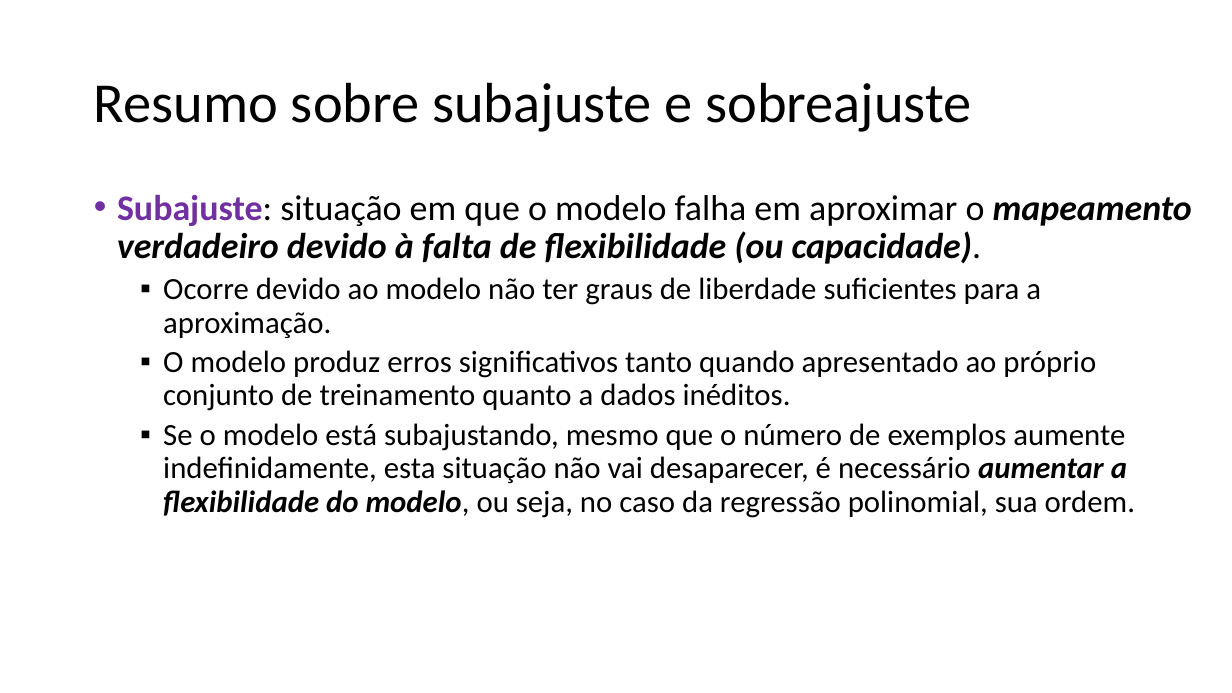
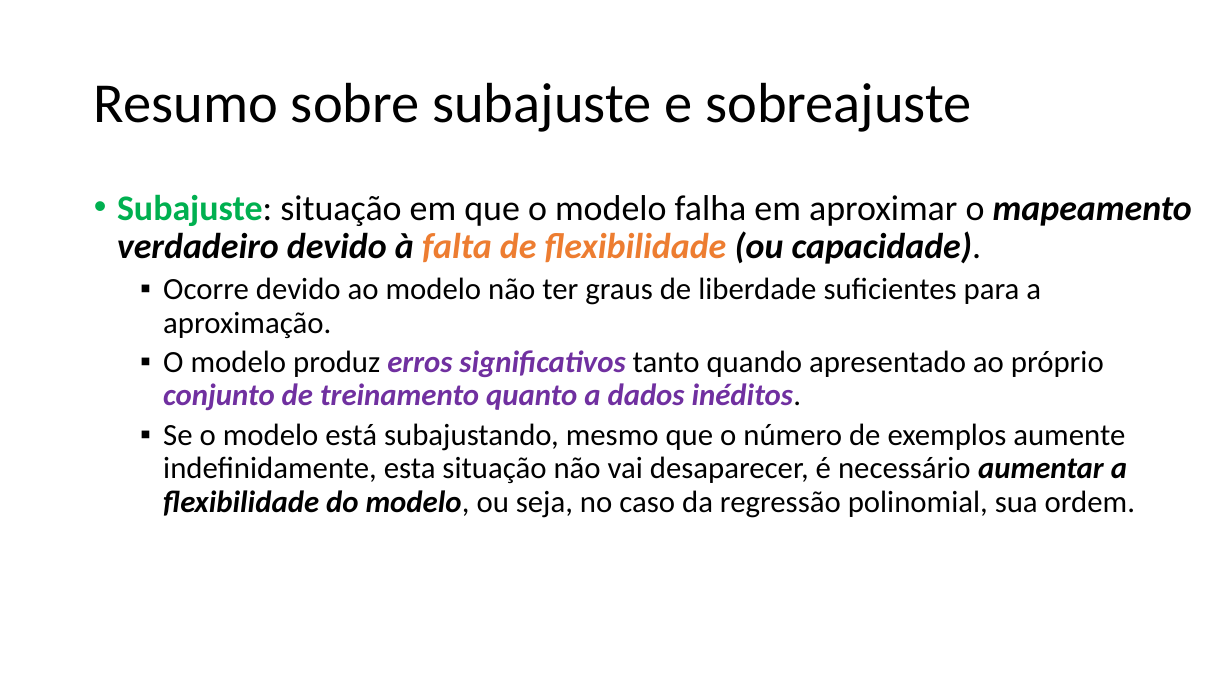
Before and after one commit to zz4fap/t319_aprendizado_de_maquina, a slide deck: slide 29 of slides/T319_Regressão_Linear (Parte IV).pptx (slide 27 before the commit). Drawn at 1232x693 pixels with LibreOffice and Linux fonts; fonts in the diff are those of the drawing. Boxes give left, top, right and bottom in pixels: in the first picture for what was removed or moved away, otherwise in the second. Text is boxed around its words. In the diff, an @@ line names an element or a change of style, - is before the commit and + after.

```diff
--- a/slides/T319_Regressão_Linear (Parte IV).pptx
+++ b/slides/T319_Regressão_Linear (Parte IV).pptx
@@ text at (x1=117, y1=194, x2=1192, y2=410): text colour #7030A0 to #00B050 in "Subajuste:"; text colour #000000 to #ED7D31 in "falta de flexibilidade"; text colour #000000 to #7030A0, bold on, italic on in "erros significativos conjunto de treinamento quanto a ..." @@
```
Also in this commit, not shown: 6 other slides changed, 3 slides added, 1 slide removed, 2 other files.
